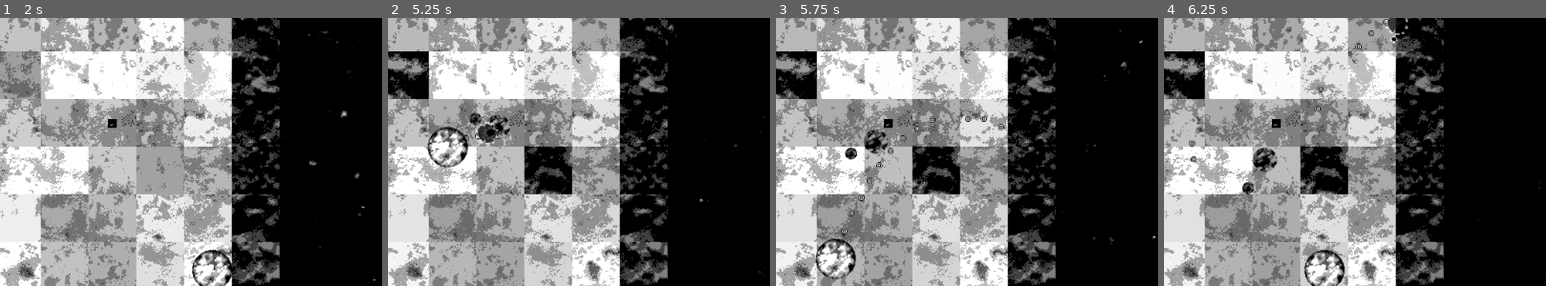
Above: before the commit, frames 1-4 (left to right).
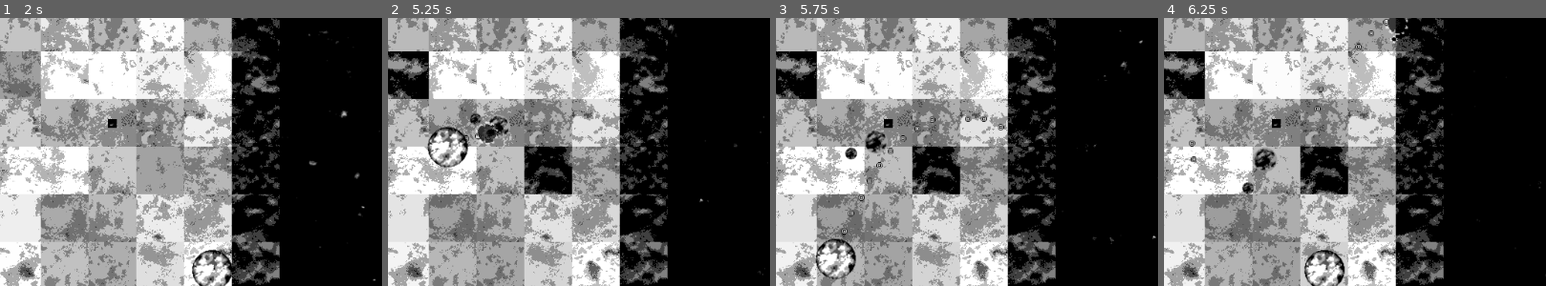
Above: after the commit, the same moments.

Repository: Indivicivet/ludumdare54
Game: Godot game, scene res://ludumdare54.tscn
Two runs of this game, one before a commit and one after it. Both use one fixed random seed, a clock stepped at 60 frames per second and the inputs below.
Inputs (mouse positions are % of the whole screen's width and height, from its top left):
- Up to frame 1 (2 s): move the mouse to (72, 45) at 0.52 s; press the mouse at (72, 45) at 0.53 s; hold Right (right) 0.53-1.28 s; move the mouse to (30, 55) at 1.27 s; release the mouse at (30, 55) at 1.28 s; hold Down (down) from 1.28 s (still down); click (30, 55) at 1.35 s
- Up to frame 2 (5.25 s): move the mouse to (60, 28) at 2.02 s; release Down (down) at 2.03 s; press the mouse at (60, 28) at 2.03 s; hold Right (right) 2.03-2.78 s; move the mouse to (45, 70) at 2.77 s; release the mouse at (45, 70) at 2.78 s; hold Up (up) 2.78-3.53 s; click (45, 70) at 2.85 s; move the mouse to (80, 65) at 3.52 s; press the mouse at (80, 65) at 3.53 s; hold Left (left) 3.53-5.03 s; move the mouse to (20, 35) at 4.27 s; release the mouse at (20, 35) at 4.28 s; click (20, 35) at 4.35 s; move the mouse to (55, 50) at 5.02 s; press the mouse at (55, 50) at 5.03 s; hold Down (down) from 5.03 s (still down)
- Up to frame 3 (5.75 s): keep holding Down (down)
- Up to frame 4 (6.25 s): move the mouse to (35, 25) at 5.77 s; release Down (down) at 5.78 s; release the mouse at (35, 25) at 5.78 s; hold Right (right) from 5.78 s (still down); click (35, 25) at 5.85 s
The pictures show only the part of the screen within x 39-89%, y 26-76%; the shares and areas given below are measured in that part.

Frame 1 is identical in both runs. In frame 2, 0.1% of the frame differs, in the area x 21-32%, y 35-46%; in frame 3, 0.1%, in the area x 18-30%, y 41-54%; in frame 4, 0.1%.

Commit message:
tweak enemy graphic

Diff:
--- a/enemy_type_1.tscn
+++ b/enemy_type_1.tscn
@@ -1,7 +1,7 @@
 [gd_scene load_steps=4 format=3 uid="uid://c4i8t3vyd1rqu"]
 
 [ext_resource type="Script" path="res://scripts/enemy_type1.gd" id="1_j1ev6"]
-[ext_resource type="Texture2D" uid="uid://cogv48465fwes" path="res://graphics/enemy_0001__P2000287.png" id="2_3i2f1"]
+[ext_resource type="Texture2D" uid="uid://c6p1jowinea50" path="res://graphics/enemy_0002__P2000287.png" id="2_5uusi"]
 
 [sub_resource type="CircleShape2D" id="CircleShape2D_n466h"]
 radius = 8.06226
@@ -13,7 +13,7 @@
 [node name="Sprite2D" type="Sprite2D" parent="."]
 modulate = Color(0.501961, 0.501961, 0.501961, 1)
 scale = Vector2(0.5, 0.5)
-texture = ExtResource("2_3i2f1")
+texture = ExtResource("2_5uusi")
 
 [node name="CollisionShape2D" type="CollisionShape2D" parent="."]
 shape = SubResource("CircleShape2D_n466h")
--- a/enemy_type_2.tscn
+++ b/enemy_type_2.tscn
@@ -1,7 +1,7 @@
 [gd_scene load_steps=4 format=3 uid="uid://c372w8me6831f"]
 
 [ext_resource type="Script" path="res://scripts/enemy_type2.gd" id="1_vvsd1"]
-[ext_resource type="Texture2D" uid="uid://cogv48465fwes" path="res://graphics/enemy_0001__P2000287.png" id="2_aexeb"]
+[ext_resource type="Texture2D" uid="uid://c6p1jowinea50" path="res://graphics/enemy_0002__P2000287.png" id="2_n17pa"]
 
 [sub_resource type="CircleShape2D" id="CircleShape2D_n466h"]
 radius = 16.0312
@@ -12,7 +12,7 @@
 
 [node name="Sprite2D" type="Sprite2D" parent="."]
 modulate = Color(0.501961, 0.501961, 0.501961, 1)
-texture = ExtResource("2_aexeb")
+texture = ExtResource("2_n17pa")
 
 [node name="CollisionShape2D" type="CollisionShape2D" parent="."]
 shape = SubResource("CircleShape2D_n466h")
Binary file added: graphics/enemy_0002__P2000287.png
Not shown, added: graphics/enemy_0002__P2000287.png.import
